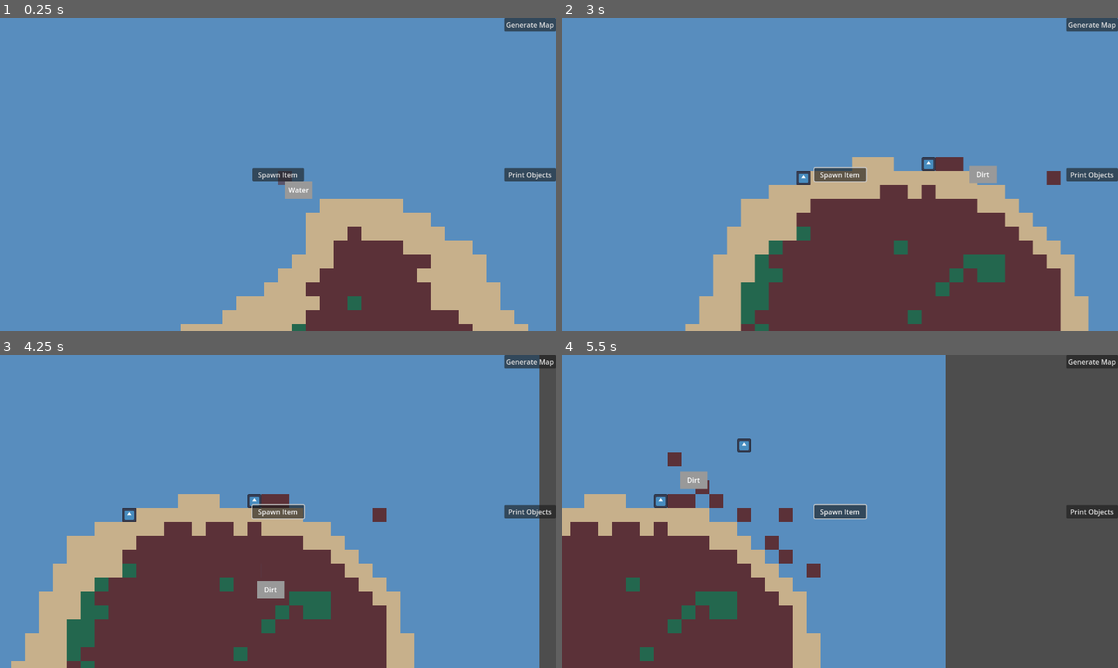
Above: before the commit, frames 1-4 (two rows, left to right).
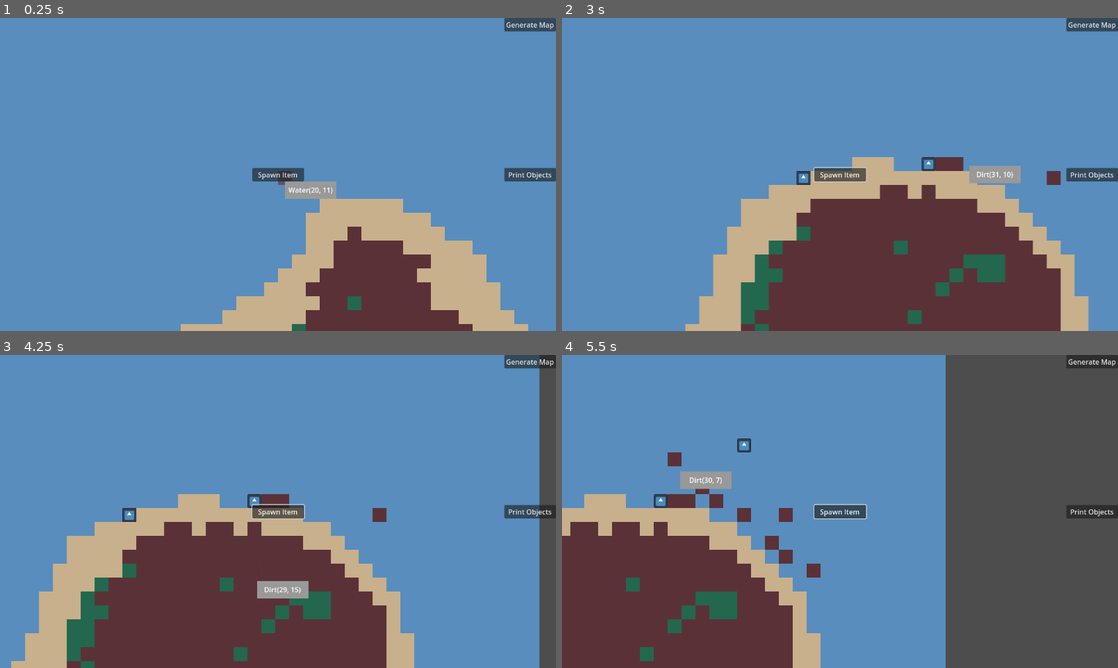
Above: after the commit, the same moments.

Repository: ColdTerror/Core-and-Conveyor
Game: Godot game, scene res://scenes/level.tscn
The game is run twice, just before and just after one commit, with the same random seed, the same clock (stepped at 60 frames per second) and the same inputs. The engine's default icon, where the game draws it, is replaced by a stand-in: a white triangle on a blue panel in a dark square.
Inputs (mouse positions are in pixels of both pictures, inside the frame that each line leads up to):
- Up to frame 1 (0.25 s): no input
- Up to frame 2 (3 s): click "Generate Map" at 0.5 s; click "Print Objects" at 1.25 s; click "Spawn Item" at 2 s; tap Enter at 2.75 s; move the mouse to (962, 158) at 2.77 s; hold Right (ui_right) from 2.78 s (still down); hold R (rotate_tile) from 2.78 s (still down); click (962, 158) at 2.92 s
- Up to frame 3 (4.25 s): release Right (ui_right) at 3.5 s; release R (rotate_tile) at 3.5 s; drag from (166, 527) to (250, 574) at 3.52 s
- Up to frame 4 (5.5 s): tap Space at 4.25 s; move the mouse to (895, 442) at 4.27 s; hold Right (ui_right) 4.28-5 s; hold R (rotate_tile) 4.28-5 s; drag from (812, 574) to (673, 464) at 5.02 s

The runs differ from the first frame. In frame 1, 0.2% of the frame differs, in the area x 55-61%, y 52-58%; in frame 2, 0.3%; in frame 3, 0.3%; in frame 4, 0.3%, in the area x 22-31%, y 37-43%.

Commit message:
Add ItemResource and improve item movement logic
Introduces ItemResource.gd for item data and adds stone and wood item resources. Refactors item.gd to handle item movement and grid claiming more robustly, including improved collision handling and conveyor logic. Also updates Level.gd tooltip to include grid position.

Diff:
--- /dev/null
+++ b/resources/items/ItemResource.gd
@@ -0,0 +1,8 @@
+# ItemResource.gd
+extends Resource
+class_name ItemResource
+
+@export var display_name: String = "Unknown"   # Name of the item
+@export var max_stack: int = 50               # How many fit in one stack
+@export var texture: Texture2D                 # Sprite to display on belt / in inventory
+@export var description: String = ""           # Optional: flavor text
--- /dev/null
+++ b/resources/items/stone.tres
@@ -0,0 +1,8 @@
+[gd_resource type="Resource" script_class="ItemResource" load_steps=2 format=3 uid="uid://b2175t1sagf73"]
+
+[ext_resource type="Script" uid="uid://c1ggtlkymktgi" path="res://resources/items/ItemResource.gd" id="1_6yv2l"]
+
+[resource]
+script = ExtResource("1_6yv2l")
+display_name = "Stone"
+metadata/_custom_type_script = "uid://c1ggtlkymktgi"
--- /dev/null
+++ b/resources/items/wood.tres
@@ -0,0 +1,8 @@
+[gd_resource type="Resource" script_class="ItemResource" load_steps=2 format=3 uid="uid://cn8jh6p0ykffa"]
+
+[ext_resource type="Script" uid="uid://c1ggtlkymktgi" path="res://resources/items/ItemResource.gd" id="1_nmid8"]
+
+[resource]
+script = ExtResource("1_nmid8")
+display_name = "Wood"
+metadata/_custom_type_script = "uid://c1ggtlkymktgi"
--- a/scripts/Level.gd
+++ b/scripts/Level.gd
@@ -196,7 +196,7 @@
 		index = terr_atlas.y * ATLAS_COLUMNS + terr_atlas.x
 
 	if index != -1 and index < tile_library.size():
-		tooltip_label.text = tile_library[index].display_name
+		tooltip_label.text = tile_library[index].display_name + str(grid_pos)
 		tooltip.visible = true
 		tooltip.global_position = get_viewport().get_mouse_position() + Vector2(16, 16)
 
--- a/scripts/item.gd
+++ b/scripts/item.gd
@@ -1,45 +1,69 @@
 extends Sprite2D
 
 @export var speed = 100.0
-var current_direction = Vector2.ZERO
 @onready var level_node = get_tree().current_scene
 
+var stopped = false  # Tracks if item is blocked or finished conveyor
 
 func _process(delta):
-	if not level_node: return
+	if not level_node:
+		return
 
 	var object_layer = level_node.object_layer
 	var current_grid_pos = object_layer.local_to_map(global_position)
 
-	# 1. Update our presence in the grid
-	level_node.item_grid[current_grid_pos] = self
+	# ---- CLAIM CURRENT TILE SAFELY ----
+	if level_node.item_grid.has(current_grid_pos):
+		if level_node.item_grid[current_grid_pos] != self:
+			# Tile occupied → stop at center
+			global_position = object_layer.map_to_local(current_grid_pos)
+			stopped = true
+			return
+	else:
+		level_node.item_grid[current_grid_pos] = self
+		stopped = false  # We successfully claimed the tile
 
-	# 2. Get direction from conveyor
+	# ---- CHECK FOR CONVEYOR ----
 	var move_vec = Vector2.ZERO
+	var on_conveyor = false
 	if level_node.active_grid_objects.has(current_grid_pos):
 		var data = level_node.active_grid_objects[current_grid_pos]["data"]
 		if data.is_conveyor:
 			move_vec = data.conveyor_direction
+			on_conveyor = true
 
-	# 3. PREDICTIVE COLLISION
-	# Calculate where we will be AFTER this frame
+	# ---- IF NOT ON CONVEYOR, SNAP AND STOP ----
+	if not on_conveyor:
+		global_position = object_layer.map_to_local(current_grid_pos)
+		stopped = true
+		return
+
+	# ---- IF STOPPED, WAIT UNTIL NEXT TILE FREE ----
+	if stopped:
+		# Check if next tile is now free
+		var next_pos_check = global_position + (move_vec * speed * delta)
+		var next_grid_pos_check = object_layer.local_to_map(next_pos_check)
+		if not level_node.item_grid.has(next_grid_pos_check):
+			stopped = false  # Can move now
+		else:
+			return  # Still blocked
+
+	# ---- PREDICT NEXT POSITION ----
 	var next_pos = global_position + (move_vec * speed * delta)
 	var next_grid_pos = object_layer.local_to_map(next_pos)
 
-	# 4. If we are changing tiles, check if the target is blocked
-	if next_grid_pos != current_grid_pos:
-		if level_node.item_grid.has(next_grid_pos):
-			# STOP! Snap to the very edge of the current tile so we don't 'bleed' over
-			var tile_center = object_layer.map_to_local(current_grid_pos)
-			# This math keeps the item exactly inside its current tile
-			global_position = tile_center + (move_vec * (level_node.tile_size_px / 2.0))
-			return # Exit early so we don't apply movement
+	# ---- BLOCKED BY NEXT ITEM ----
+	if next_grid_pos != current_grid_pos and level_node.item_grid.has(next_grid_pos):
+		global_position = object_layer.map_to_local(current_grid_pos)
+		stopped = true
+		return
 
-	# 5. Otherwise, move normally and handle dictionary cleanup
-	var old_tile = object_layer.local_to_map(global_position)
+	# ---- MOVE SMOOTHLY ----
 	global_position = next_pos
-	var new_tile = object_layer.local_to_map(global_position)
 
-	if old_tile != new_tile:
-		if level_node.item_grid.get(old_tile) == self:
-			level_node.item_grid.erase(old_tile)
+	# ---- UPDATE GRID OWNERSHIP ----
+	var new_grid_pos = object_layer.local_to_map(global_position)
+	if new_grid_pos != current_grid_pos:
+		if level_node.item_grid.get(current_grid_pos) == self:
+			level_node.item_grid.erase(current_grid_pos)
+		level_node.item_grid[new_grid_pos] = self
Not shown, added: resources/items/ItemResource.gd.uid
